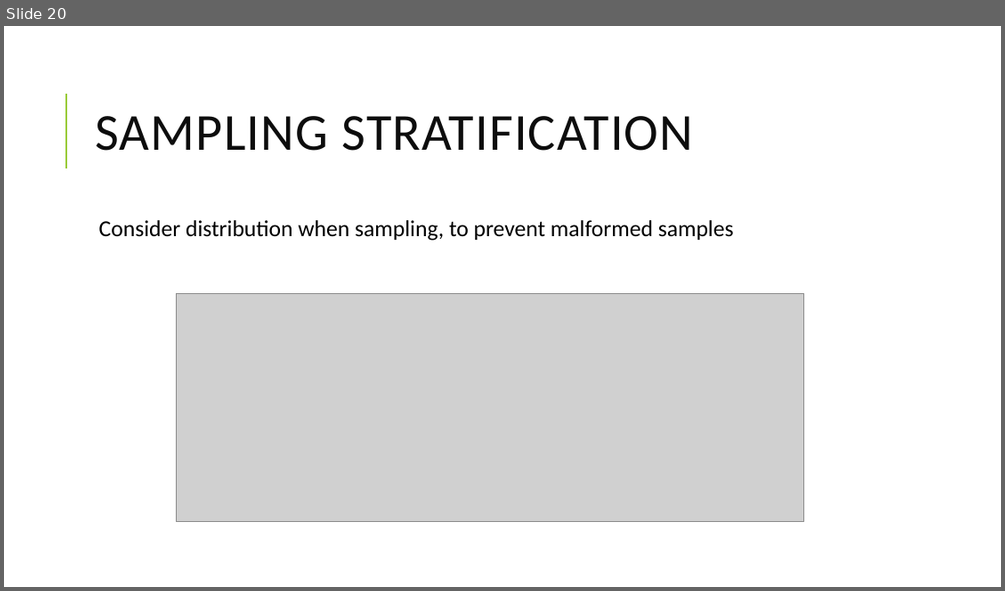
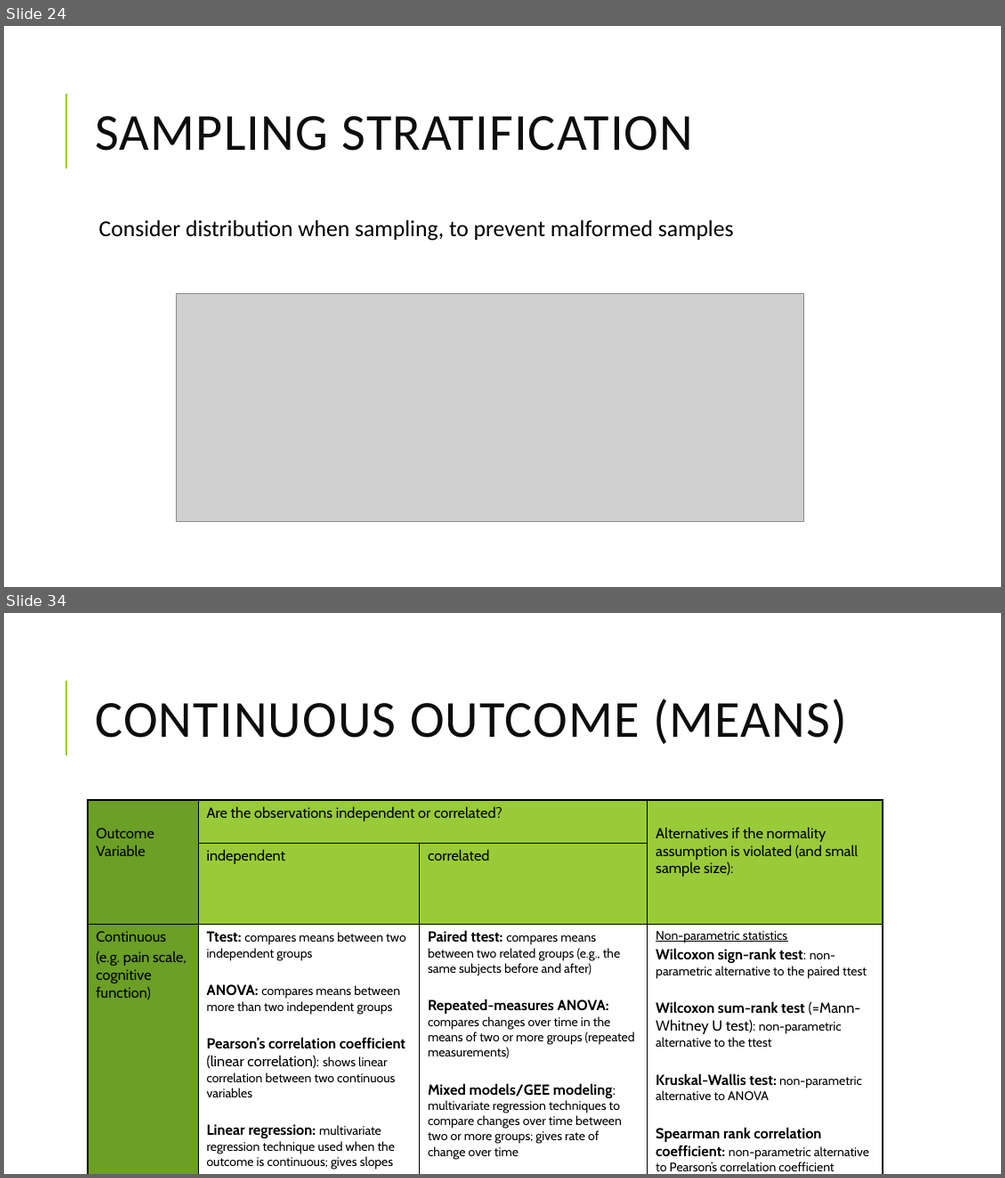
Before and after one commit to yaniv63/applied-data-science, a slide deck: Applied Data Science - 07 Machine Learning in Python.pptx. Shown one above the other, each under a label of ours: slide 20 before the commit, slides 24 and 34 after it; the slides between them are not shown. The pictures are 1005x591 and 1005x1178 pixels, drawn with LibreOffice and Linux fonts; fonts in the diff are those of the drawing; grey boxes stand for pictures. Boxes give left, top, right and bottom in pixels: in the first picture for what was removed or moved away, otherwise in the second. Text is boxed around its words. In the diff, an @@ line names an element or a change of style, - is before the commit and + after.

```diff
--- a/Applied Data Science - 07 Machine Learning in Python.pptx
+++ b/Applied Data Science - 07 Machine Learning in Python.pptx
@@ slide 34 added at box(4, 613, 1001, 1174), background #FFFFFF; not listed: 1 template element that a slide beside it also shows @@
@@ title added at box(95, 698, 847, 744), 50 pt, text #0D0D0D @@
+CONTINUOUS OUTCOME (MEANS)
@@ table added at box(88, 800, 882, 1174), 3 rows, 4 columns @@
+Outcome Variable | Are the observations independent or correlated? |  | Alternatives if the normality assumption is violated (and small sample size):
+ | independent | correlated | 
+Continuous / (e.g. pain scale, cognitive function) | Ttest: compares means between two independent groups / ANOVA: compares means between more than two independent groups / Pearson’s correlation coefficient (linear correlation): shows linear correlation between two continuous variables / Linear regression: multivariate regression technique used when the outcome is continuous; gives slopes | Paired ttest: compares means between two related groups (e.g., the same subjects before and after) / Repeated-measures ANOVA: compares changes over time in the means of two or more groups (repeated measurements) / Mixed models/GEE modeling: multivariate regression techniques to compare changes over time between two or more groups; gives rate of change over time | Non-parametric statistics / Wilcoxon sign-rank test: non-parametric alternative to the paired ttest / Wilcoxon sum-rank test (=Mann-Whitney U test): non-parametric alternative to the ttest / Kruskal-Wallis test: non-parametric alternative to ANOVA / Spearman rank correlation coefficient: non-parametric alternative to Pearson’s correlation coefficient
@@ what was slide 20 is now slide 24 @@
```
Also in this commit, not shown: 1 slide changed, 15 other slides added, 1 slide removed, 7 other files.
